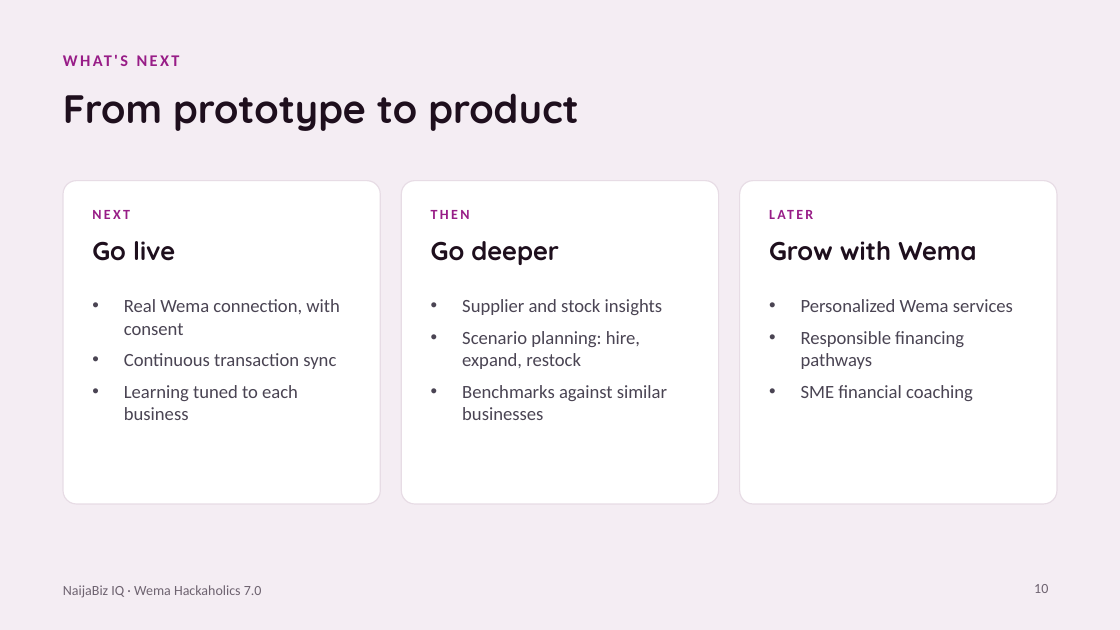
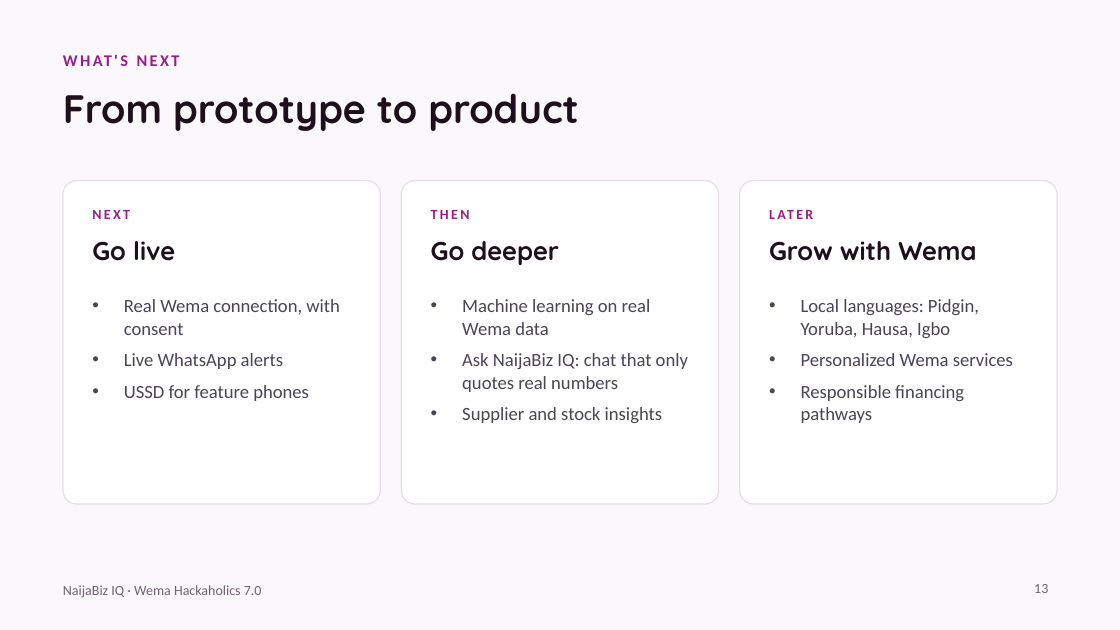
Before and after one commit to vinval-291/naijabiz-iq, a slide deck: slide 13 of pitch/NaijaBiz_IQ_Pitch.pptx (slide 10 before the commit). Drawn at 1120x630 pixels with LibreOffice and Linux fonts; fonts in the diff are those of the drawing. Boxes give left, top, right and bottom in pixels: in the first picture for what was removed or moved away, otherwise in the second. Text is boxed around its words. In the diff, an @@ line names an element or a change of style, - is before the commit and + after.

```diff
--- a/pitch/NaijaBiz_IQ_Pitch.pptx
+++ b/pitch/NaijaBiz_IQ_Pitch.pptx
@@ background #F4EDF3 to #FBF8FB @@
@@ text at (462, 299, 688, 392): paragraphs added @@
+• Machine learning on real Wema data
+• Ask NaijaBiz IQ: chat that only quotes real numbers
@@ text at (801, 299, 979, 338): paragraph added @@
+• Local languages: Pidgin, Yoruba, Hausa, Igbo
@@ text at (124, 353, 309, 401): text changed @@
-• Continuous transaction sync
-• Learning tuned to each business
+• Live WhatsApp alerts
+• USSD for feature phones
@@ text at (462, 331, 667, 420): paragraphs removed @@
-• Scenario planning: hire, expand, restock
-• Benchmarks against similar businesses
@@ text at (801, 385, 973, 401): paragraph removed @@
-• SME financial coaching
@@ page number at (1034, 584, 1048, 593): text changed @@
-10
+13
```
Also in this commit, not shown: 3 other slides changed, 3 slides added.
